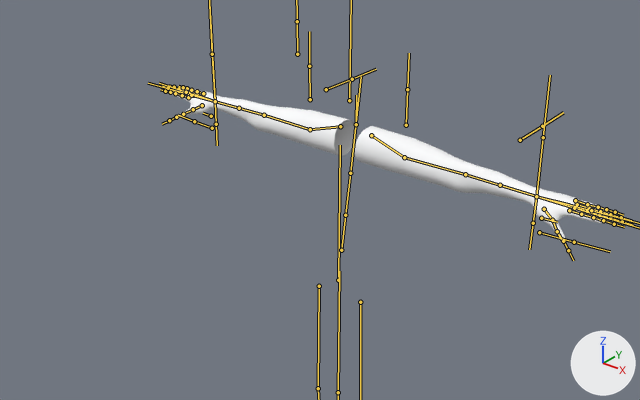
One commit to the FBX model care-up/Assets/Resources_moved/PlayerAnimartion/Actions_Ostomy_Care_v3.fbx: the scene before it, then after it.
Camera for both pictures: a 50 mm camera at (1.539, -2.029, 2.494) aimed at (0.105, -0.236, 1.382). Arrows for +X, +Y and +Z are at lower right; the lights stay in place. The bones that bend it are drawn over the model as lines.

The first picture shows 'FPArms_Female'.
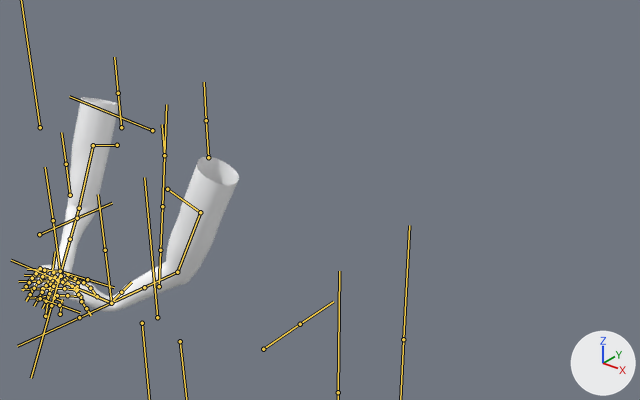
The newer file adds an action. The first version stands in its rest pose; the second is drawn at frame 626 of the action 'Armature|4067_Ostomy_Sq3_SQ4_L_armsRawAnimation3_Scenes_Ostomy_Care_Sq3_v3.blend'.

The change in detail:
Bone 'Hips' (bone_hips) moves from (0.0, 0.0, 0.0) to (-0.328, -0.025, 0.504).
Bone 'LeftShoulder' (bone_leftshoulder) moves from (0.0, 0.0, 0.0) to (-0.101, 0.061, 0.013).
Bone 'LeftShoulder' (bone_leftshoulder) turns from (0, 0, 0) to (-2, 13, -2) degrees about its own x, y and z.
Bone 'LeftArm' (bone_leftarm) turns from (0, 0, 0) to (82, -25, 69) degrees about its own x, y and z.
Bone 'LeftForeArm' (bone_leftforearm) turns from (0, 0, 0) to (-10, -7, 37) degrees about its own x, y and z.
Bone 'LeftHand' (bone_lefthand) turns from (0, 0, 0) to (-94, 64, -24) degrees about its own x, y and z.
Bone 'LeftHandThumb1' (bone_lefthandthumb1) turns from (0, 0, 0) to (-20, -5, 35) degrees about its own x, y and z.
Bone 'LeftHandThumb2' (bone_lefthandthumb2) turns from (0, 0, 0) to (13, 3, -18) degrees about its own x, y and z.
Bone 'LeftHandIndex1' (bone_lefthandindex1) turns from (0, 0, 0) to (8, 0, 0) degrees about its own x, y and z.
Bone 'LeftHandIndex2' (bone_lefthandindex2) turns from (0, 0, 0) to (15, 0, 0) degrees about its own x, y and z.
Bone 'LeftHandMiddle1' (bone_lefthandmiddle1) turns from (0, 0, 0) to (17, 5, 6) degrees about its own x, y and z.
Bone 'LeftHandMiddle3' (bone_lefthandmiddle3) turns from (0, 0, 0) to (15, 0, 0) degrees about its own x, y and z.
Bone 'LeftHandRing1' (bone_lefthandring1) turns from (0, 0, 0) to (22, 0, 0) degrees about its own x, y and z.
Bone 'LeftHandRing3' (bone_lefthandring3) turns from (0, 0, 0) to (5, 0, 0) degrees about its own x, y and z.
Bone 'LeftHandPinky1' (bone_lefthandpinky1) turns from (0, 0, 0) to (25, 0, 0) degrees about its own x, y and z.
Bone 'lowerarm_twist_01_l' (bone_lowerarm_twist_01_l) turns from (0, 0, 0) to (0, 42, 0) degrees about its own x, y and z.
Bone 'RightShoulder' (bone_rightshoulder) moves from (0.0, 0.0, 0.0) to (0.032, 0.115, -0.049).
Bone 'RightShoulder' (bone_rightshoulder) turns from (0, 0, 0) to (-2, -1, 1) degrees about its own x, y and z.
Bone 'RightArm' (bone_rightarm) turns from (0, 0, 0) to (78, 6, -63) degrees about its own x, y and z.
Bone 'RightForeArm' (bone_rightforearm) turns from (0, 0, 0) to (-11, 8, -40) degrees about its own x, y and z.
Bone 'RightHand' (bone_righthand) turns from (0, 0, 0) to (-93, -66, 25) degrees about its own x, y and z.
Bone 'RightHandThumb1' (bone_righthandthumb1) turns from (0, 0, 0) to (-14, 4, -31) degrees about its own x, y and z.
Bone 'RightHandThumb2' (bone_righthandthumb2) turns from (0, 0, 0) to (13, -3, 15) degrees about its own x, y and z.
Bone 'RightHandIndex1' (bone_righthandindex1) turns from (0, 0, 0) to (20, 0, 0) degrees about its own x, y and z.
Bone 'RightHandIndex2' (bone_righthandindex2) turns from (0, 0, 0) to (15, 1, -1) degrees about its own x, y and z.
Bone 'RightHandMiddle1' (bone_righthandmiddle1) turns from (0, 0, 0) to (25, -4, -6) degrees about its own x, y and z.
Bone 'RightHandMiddle2' (bone_righthandmiddle2) turns from (0, 0, 0) to (10, 0, 0) degrees about its own x, y and z.
Bone 'RightHandRing1' (bone_righthandring1) turns from (0, 0, 0) to (31, 0, 0) degrees about its own x, y and z.
Bone 'RightHandPinky1' (bone_righthandpinky1) turns from (0, 0, 0) to (27, 0, 0) degrees about its own x, y and z.
Bone 'lowerarm_twist_01_r' (bone_lowerarm_twist_01_r) turns from (0, 0, 0) to (0, -70, 0) degrees about its own x, y and z.
Bone 'IK_hand.L' (bone_ik_hand_l) moves from (0.0, 0.0, 0.0) to (-0.607, -0.307, 0.257).
Bone 'IK_hand.R' (bone_ik_hand_r) moves from (0.0, 0.0, 0.0) to (0.4, -0.295, 0.26).

Where the change shows, as pixel boxes [x1, y1, x2, y2] in the pictures (640 x 400 px):
'FPArms_Female', posed (52% narrower, 38% taller): before [170, 88, 611, 244]; after [29, 97, 239, 312]
bone 'Hips', root to tip: before (338, 280) to (340, 145); after (157, 317) to (144, 177)
bone 'LeftShoulder', root to tip: before (371, 135) to (404, 157); after (167, 189) to (200, 212)
bone 'LeftArm', root to tip: before (404, 157) to (465, 174); after (200, 212) to (177, 272)
bone 'LeftForeArm', root to tip: before (465, 174) to (524, 192); after (177, 272) to (122, 297)
bone 'LeftHand', root to tip: before (536, 196) to (569, 204); after (111, 302) to (83, 290)
bone 'LeftHandThumb1', root to tip: before (544, 209) to (552, 220); after (97, 296) to (90, 288)
bone 'LeftHandThumb2', root to tip: before (552, 220) to (557, 231); after (90, 288) to (83, 282)
bone 'LeftHandIndex1', root to tip: before (569, 210) to (581, 214); after (78, 282) to (66, 278)
bone 'LeftHandIndex2', root to tip: before (581, 214) to (593, 217); after (66, 278) to (55, 277)
bone 'LeftHandMiddle1', root to tip: before (574, 207) to (587, 211); after (77, 286) to (64, 283)
bone 'LeftHandMiddle3', root to tip: before (599, 215) to (610, 218); after (52, 280) to (40, 281)
bone 'LeftHandRing1', root to tip: before (577, 204) to (589, 208); after (77, 290) to (64, 288)
bone 'LeftHandRing3', root to tip: before (600, 211) to (610, 214); after (53, 288) to (42, 288)
bone 'LeftHandPinky1', root to tip: before (575, 200) to (587, 204); after (80, 296) to (67, 295)
bone 'lowerarm_twist_01_l', root to tip: before (500, 185) to (574, 208); after (144, 287) to (79, 317)
bone 'RightShoulder', root to tip: before (340, 126) to (310, 129); after (117, 145) to (93, 145)
bone 'RightArm', root to tip: before (310, 129) to (264, 115); after (93, 145) to (79, 208)
bone 'RightForeArm', root to tip: before (264, 115) to (222, 103); after (79, 208) to (64, 260)
bone 'RightHand', root to tip: before (215, 101) to (198, 95); after (61, 271) to (52, 271)
bone 'RightHandThumb1', root to tip: before (202, 105) to (193, 109); after (64, 280) to (72, 286)
bone 'RightHandThumb2', root to tip: before (193, 109) to (183, 114); after (72, 286) to (78, 294)
bone 'RightHandIndex1', root to tip: before (188, 97) to (182, 95); after (61, 276) to (57, 280)
bone 'RightHandIndex2', root to tip: before (182, 95) to (175, 93); after (57, 280) to (53, 286)
bone 'RightHandMiddle1', root to tip: before (193, 95) to (186, 93); after (53, 272) to (50, 278)
bone 'RightHandMiddle2', root to tip: before (186, 93) to (179, 91); after (50, 278) to (46, 285)
bone 'RightHandRing1', root to tip: before (197, 94) to (190, 92); after (47, 270) to (42, 276)
bone 'RightHandPinky1', root to tip: before (203, 93) to (197, 91); after (40, 268) to (36, 273)
bone 'lowerarm_twist_01_r', root to tip: before (239, 108) to (191, 95); after (70, 239) to (51, 305)
bone 'IK_hand.L', root to tip: before (536, 196) to (543, 137); after (111, 303) to (105, 250)
bone 'IK_hand.R', root to tip: before (215, 101) to (212, 54); after (60, 271) to (53, 220)
